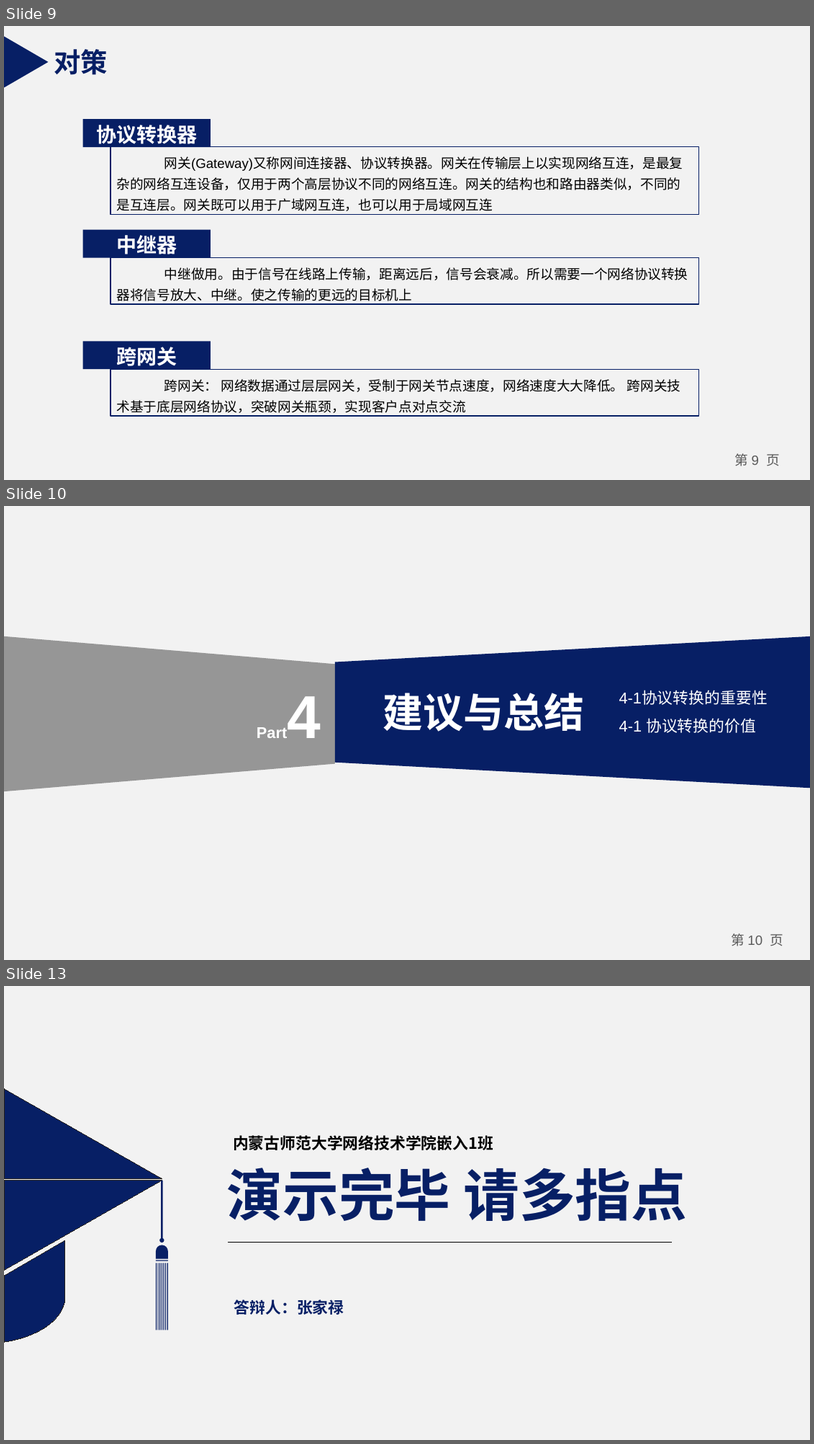
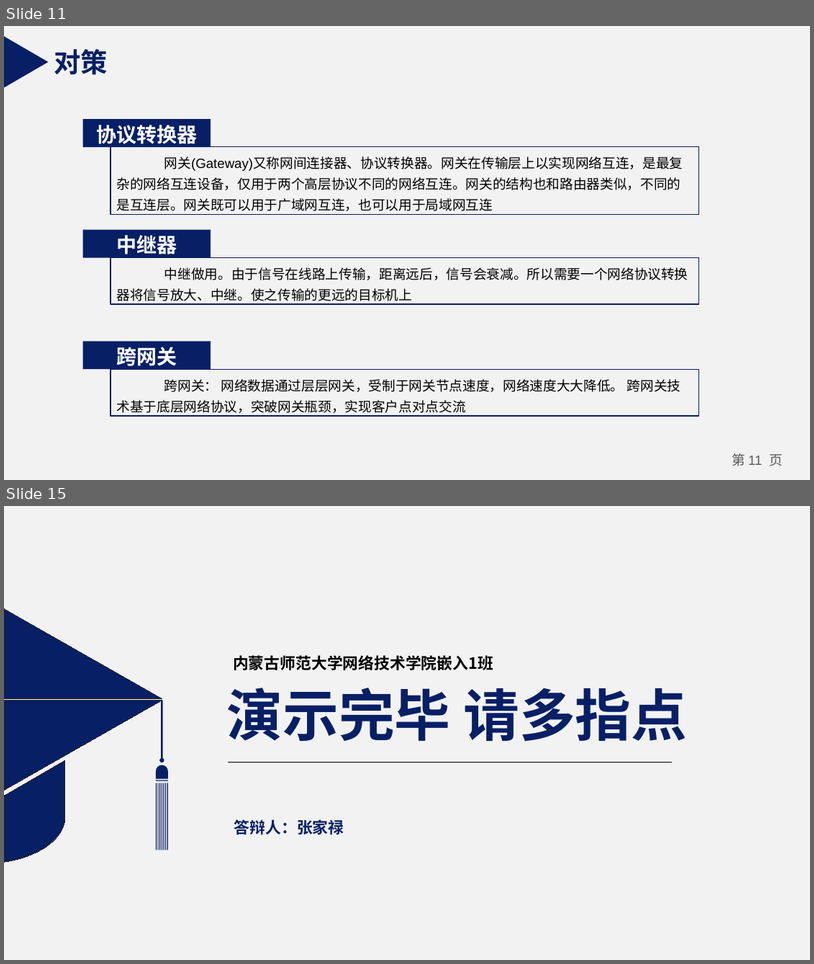
Before and after one commit to zhangjialu1996/20151104829-zjl, a slide deck: 20151104829-zjl-stm32协议转换设计与实现/20151104829张家禄-开题报告.pptx. Shown one above the other, each under a label of ours: slides 9, 10 and 13 before the commit, slides 11 and 15 after it; the slides between them are not shown. The pictures are 814x1444 and 814x964 pixels, drawn with LibreOffice and Linux fonts; fonts in the diff are those of the drawing. Boxes give left, top, right and bottom in pixels: in the first picture for what was removed or moved away, otherwise in the second. Text is boxed around its words. In the diff, an @@ line names an element or a change of style, - is before the commit and + after.

```diff
--- a/20151104829-zjl-stm32协议转换设计与实现/20151104829张家禄-开题报告.pptx
+++ b/20151104829-zjl-stm32协议转换设计与实现/20151104829张家禄-开题报告.pptx
@@ slide 10 removed at [4, 506, 810, 960], background #F2F2F2; not listed: 1 template element that a slide beside it also shows @@
@@ trapezoid removed at [4, 636, 335, 791] @@
@@ trapezoid removed at [335, 636, 810, 788] @@
@@ text removed at [251, 675, 327, 754] @@
-Part4
@@ text removed at [383, 692, 584, 731] @@
-建议与总结
@@ text removed at [620, 691, 768, 705] @@
-4-1协议转换的重要性
@@ text removed at [620, 718, 756, 733] @@
-4-1 协议转换的价值
@@ what was slide 9 is now slide 11 @@
@@ page number at [732, 453, 784, 466]: text changed @@
-第 9 页
+第 11 页
@@ what was slide 13 is now slide 15 @@
```
Also in this commit, not shown: 4 slides changed, 5 slides added, 2 other slides removed, 1 other file.
